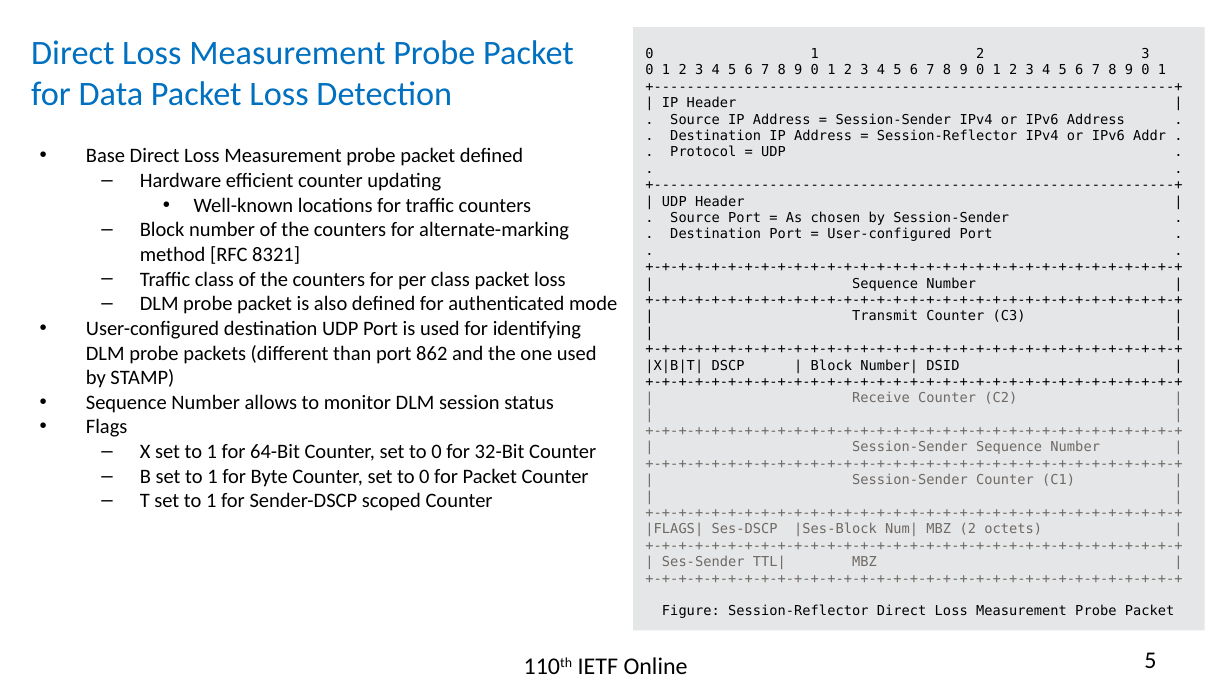
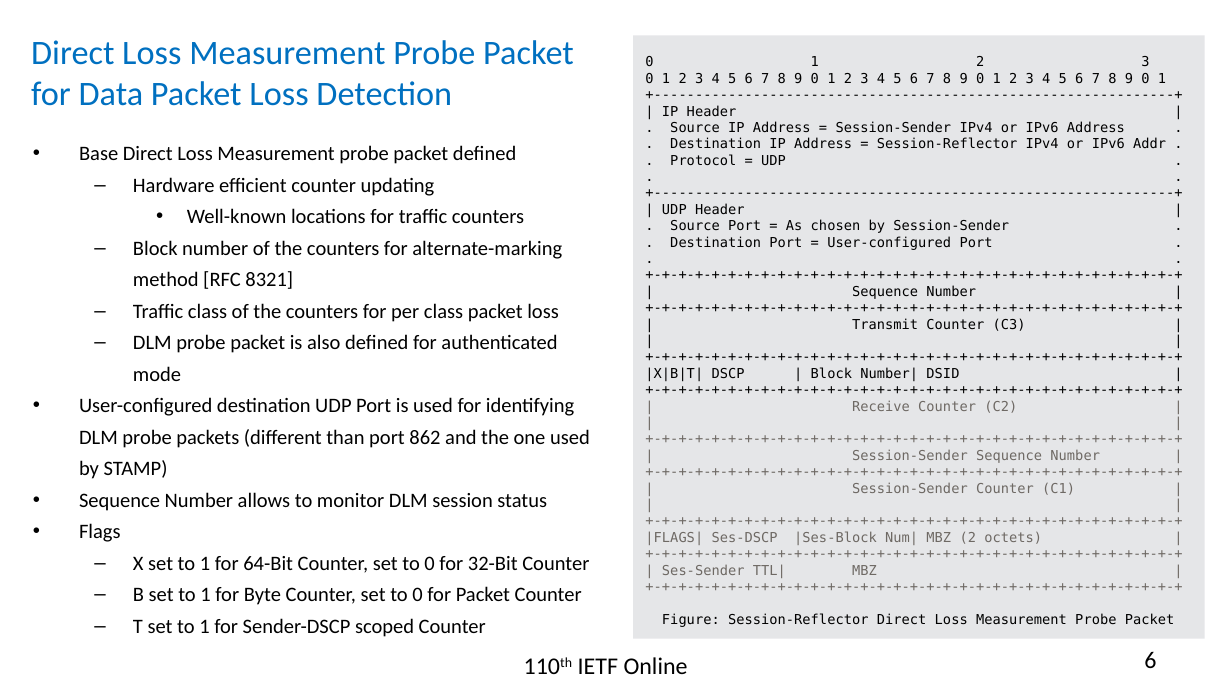
Before and after one commit to rakgandhi/ietf-slides, a slide deck: slide 6 of draft-gandhi-ippm-simple-direct-loss-00.pptx (slide 5 before the commit). Drawn at 1232x693 pixels with LibreOffice and Linux fonts; fonts in the diff are those of the drawing. Boxes give left, top, right and bottom in pixels: in the first picture for what was removed or moved away, otherwise in the second. Text is boxed around its words. In the diff, an @@ line names an element or a change of style, - is before the commit and + after.

```diff
--- a/draft-gandhi-ippm-simple-direct-loss-00.pptx
+++ b/draft-gandhi-ippm-simple-direct-loss-00.pptx
@@ rectangle "0 1 2 3": place and size @@
-rectangle "0 1 2 3" at bbox=[633, 27, 1205, 631]
+rectangle "0 1 2 3" at bbox=[633, 36, 1205, 639]
@@ text "Base Direct Loss Measurement probe ...": place and size @@
-text "Base Direct Loss Measurement probe ..." at bbox=[86, 147, 617, 511]
+text "Base Direct Loss Measurement probe ..." at bbox=[79, 145, 590, 637]
@@ text "Base Direct Loss Measurement probe ..." at bbox=[79, 145, 590, 637]: line spacing 1 to 18.4pt @@
@@ page number at bbox=[1144, 651, 1156, 668]: text changed @@
-5
+6
```
Also in this commit, not shown: 3 other slides changed, 4 slides removed, 3 other files.
